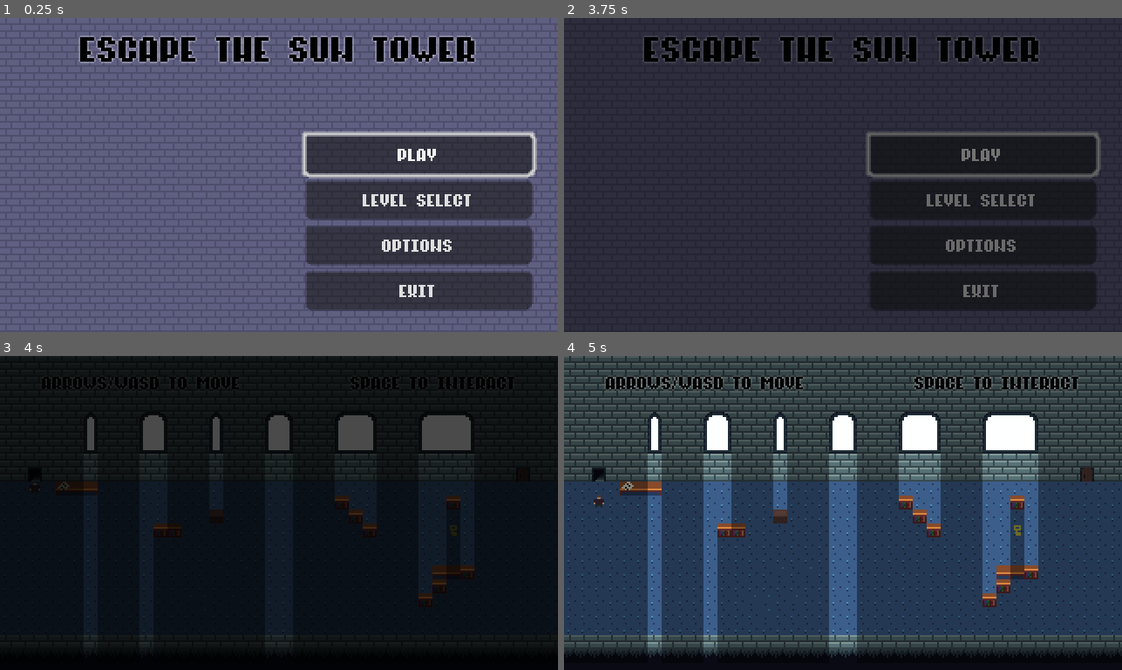
Above: before the commit, frames 1-4 (two rows, left to right).
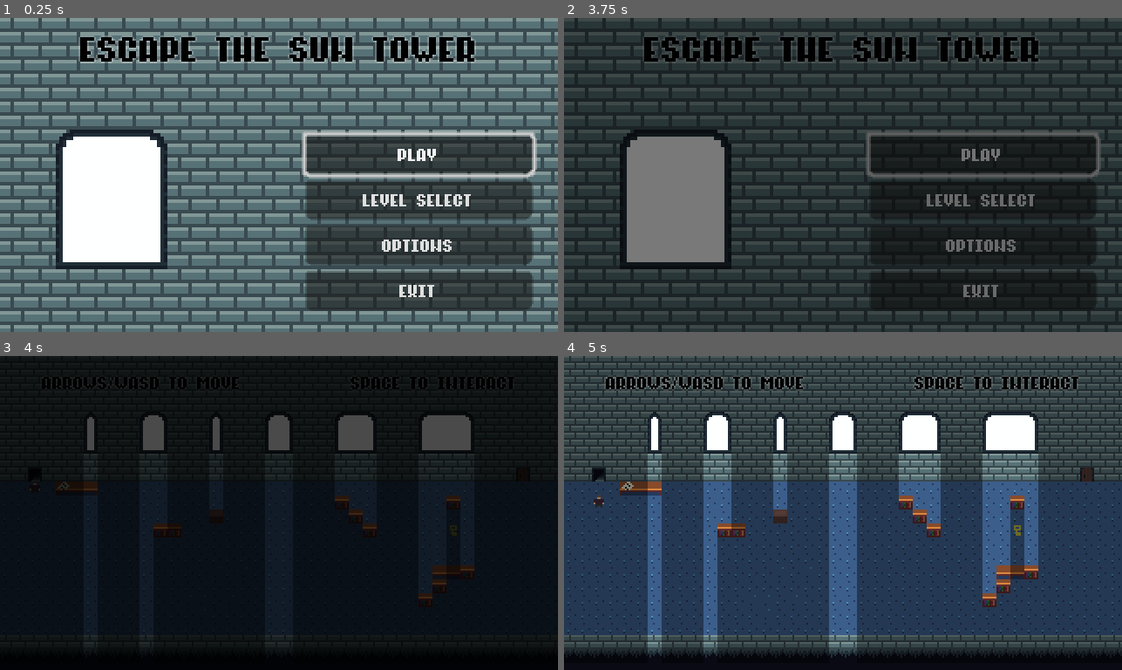
Above: after the commit, the same moments.

Repository: veren-damyanov/suntower
Game: Godot game, scene res://scenes/main_menu.tscn
Same seed, same stepped clock (60 frames per second), same inputs: the game is played once before the commit and once after it.
Inputs:
- Up to frame 1 (0.25 s): no input
- Up to frame 2 (3.75 s): click "Options" at 0.5 s; click "play" at 1.25 s; click "play" at 2 s; click "Level Select" at 2.75 s; tap Enter at 3.5 s; hold Right (right) from 3.53 s (still down); hold Space (interact) from 3.53 s (still down)
- Up to frame 3 (4 s): keep holding Right (right); keep holding Space (interact)
- Up to frame 4 (5 s): release Right (right) at 4.28 s; release Space (interact) at 4.28 s; hold Down (down) from 4.28 s (still down); tap Space (interact) at 4.35 s

The runs differ from the first frame. In frame 1, 58% of the frame differs, in the area x 0-100%, y 0-100%; in frame 2, 24%; in frame 3, nothing differs; in frame 4, nothing differs.

Commit message:
Update/fix main menu + options menu

Diff:
--- a/scenes/options.tscn
+++ b/scenes/options.tscn
@@ -1,7 +1,8 @@
-[gd_scene load_steps=3 format=3 uid="uid://dua3clu1xcmj2"]
+[gd_scene load_steps=4 format=3 uid="uid://dua3clu1xcmj2"]
 
 [ext_resource type="Script" path="res://scripts/options.gd" id="1_hdc8s"]
 [ext_resource type="Theme" uid="uid://ba8w7uwv0in7s" path="res://assets/standard.tres" id="1_jov0o"]
+[ext_resource type="Texture2D" uid="uid://bkmvf0i2shuq6" path="res://assets/sprites/main_menu.png" id="3_crvvm"]
 
 [node name="Options" type="CenterContainer"]
 anchors_preset = 15
@@ -45,10 +46,16 @@
 
 [node name="Toggle" type="CheckButton" parent="VerticalContainer/Fullscreen"]
 layout_mode = 2
+button_pressed = true
 
 [node name="Back" type="Button" parent="VerticalContainer"]
 layout_mode = 2
 text = "Back"
 
+[node name="MainMenu" type="Sprite2D" parent="."]
+z_index = -1
+position = Vector2(160, 90)
+texture = ExtResource("3_crvvm")
+
 [connection signal="toggled" from="VerticalContainer/Fullscreen/Toggle" to="." method="_on_toggle_toggled"]
 [connection signal="pressed" from="VerticalContainer/Back" to="." method="_on_back_pressed"]
Binary file changed: assets/sprites/main_menu.png
